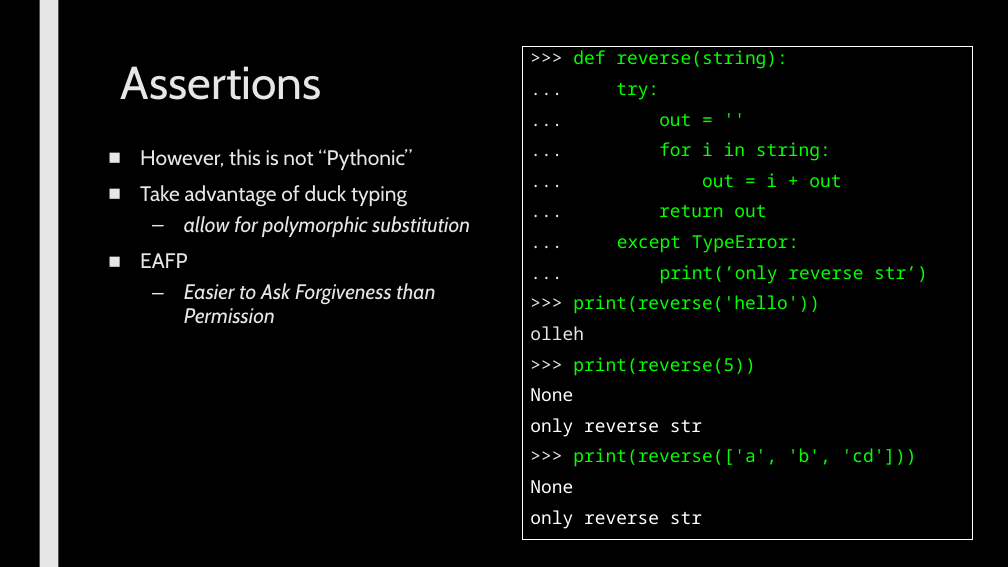
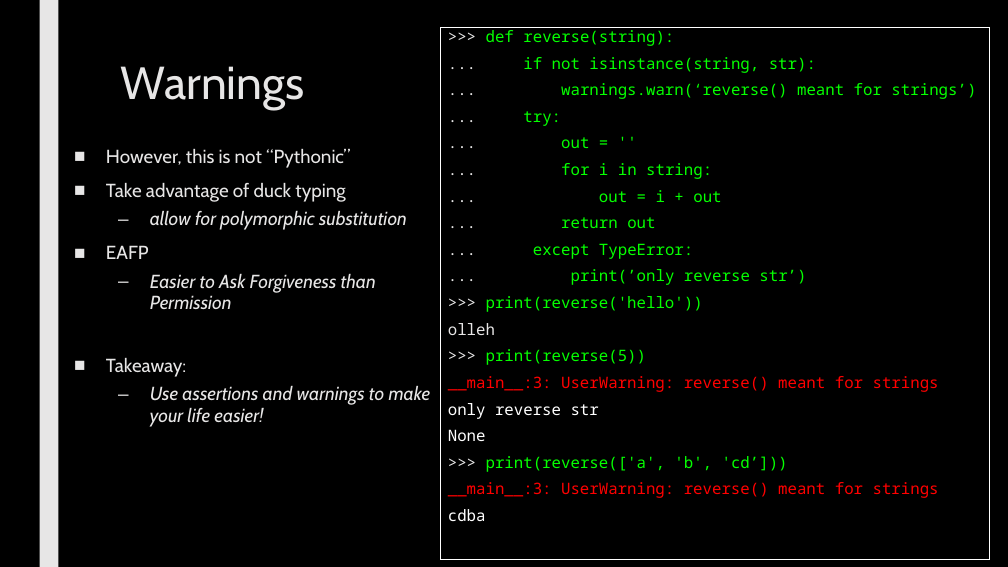
Before and after one commit to max7patek/metaprogramming, a slide deck: slide 13 of slides/00-OOPython.pptx (slide 11 before the commit). Drawn at 1008x567 pixels with LibreOffice and Linux fonts; fonts in the diff are those of the drawing. Boxes give left, top, right and bottom in pixels: in the first picture for what was removed or moved away, otherwise in the second. Text is boxed around its words. In the diff, an @@ line names an element or a change of style, - is before the commit and + after.

```diff
--- a/slides/00-OOPython.pptx
+++ b/slides/00-OOPython.pptx
@@ rectangle ">>> def reverse(string):" resized from (x1=523, y1=47, x2=973, y2=540) to (x1=440, y1=27, x2=990, y2=560) @@
@@ text in rectangle at (x1=448, y1=30, x2=806, y2=441): size 17 to 15 pt in ">>> def reverse(string):", "... try:", "... out = ''", "... for i in string:" and 8 more places; line spacing 0.84 to 0.74 @@
@@ text in rectangle at (x1=523, y1=57, x2=976, y2=99): paragraphs added @@
+... if not isinstance(string, str):
+... warnings.warn(‘reverse() meant for strings’)
@@ title at (x1=121, y1=66, x2=305, y2=110): text changed @@
-Assertions
+Warnings
@@ text "However, this is not “Pythonic”" moved from (x1=140, y1=149, x2=470, y2=324) to (x1=106, y1=149, x2=431, y2=427) @@
@@ text at (x1=106, y1=149, x2=407, y2=309): size 20 to 18 pt in "However, this is not “Pythonic”", "Take advantage of duck typing", "allow for polymorphic substitution", "EAFP" and 1 more places @@
@@ text at (x1=106, y1=358, x2=431, y2=427): paragraphs added @@
+■ Takeaway:
+  – Use assertions and warnings to make your life easier!
@@ text in rectangle at (x1=448, y1=376, x2=939, y2=419): paragraphs added @@
+__main__:3: UserWarning: reverse() meant for strings
+only reverse str
@@ text in rectangle at (x1=448, y1=456, x2=939, y2=521): text changed; size 17 to 15 pt; text colour #FFFFFF to #FF0000 @@
-only reverse str
->>> print(reverse(['a', 'b', 'cd']))
-None
-only reverse str
+>>> print(reverse(['a', 'b', 'cd’]))
+__main__:3: UserWarning: reverse() meant for strings
+cdba
```
Also in this commit, not shown: 12 other slides changed, 4 slides added.
